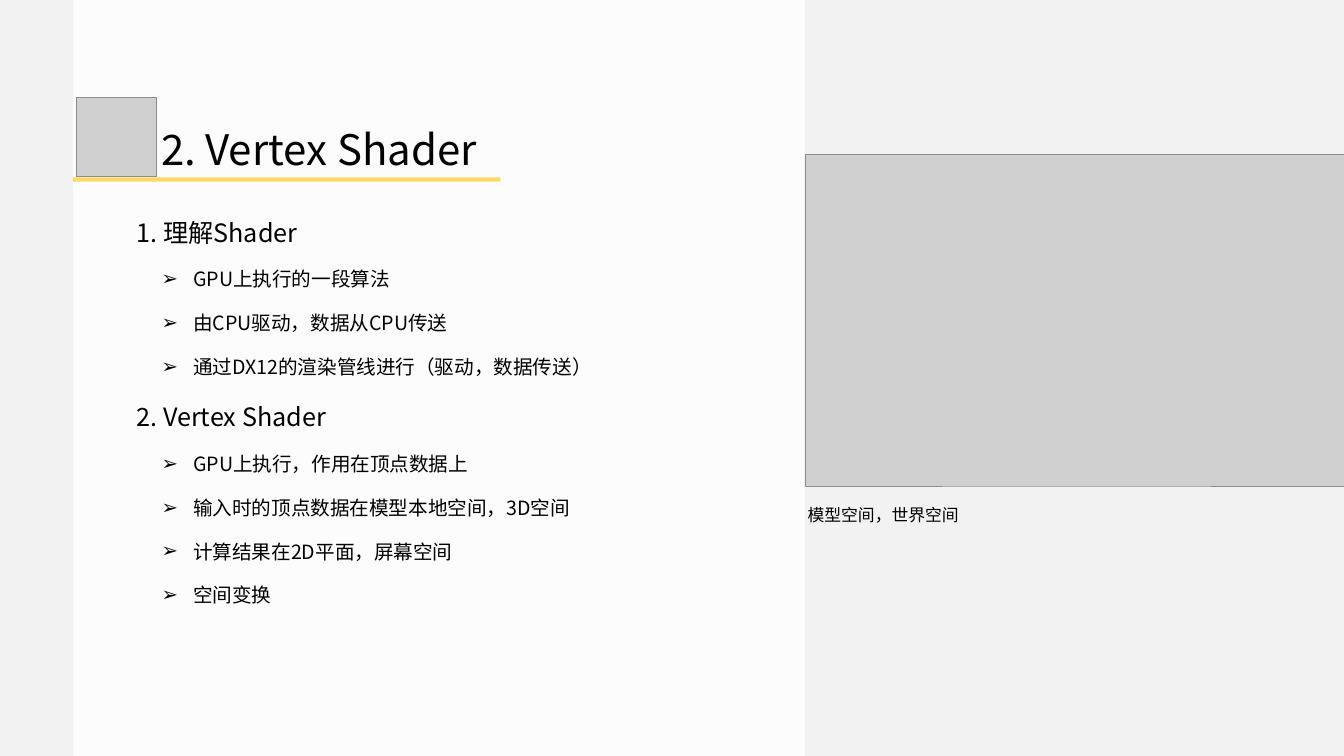
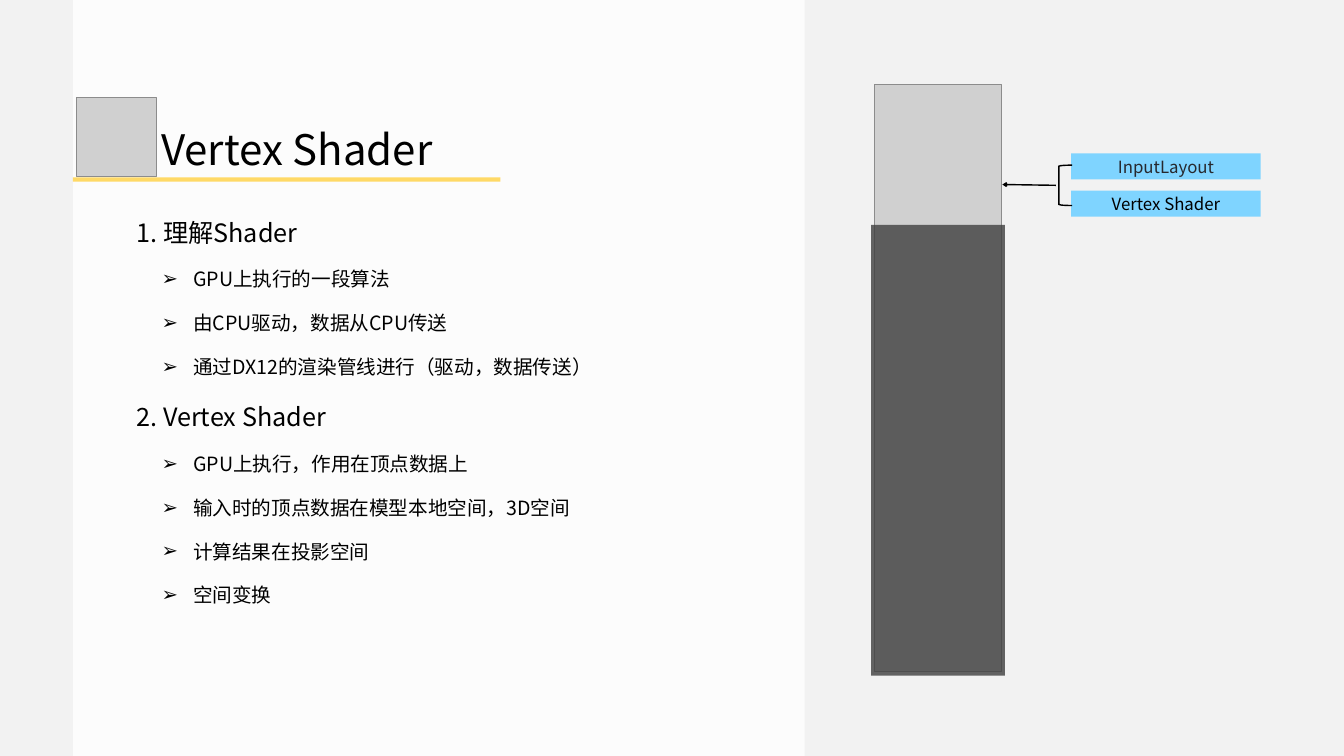
Before and after one commit to doomlover/KSGameEngineTutorials, a slide deck: slide 15 of PPTs/03.深入DX12绘制一.pptx (slide 14 before the commit). Drawn at 1344x756 pixels with LibreOffice and Linux fonts; fonts in the diff are those of the drawing; grey boxes stand for pictures. Boxes give left, top, right and bottom in pixels: in the first picture for what was removed or moved away, otherwise in the second. Text is boxed around its words. In the diff, an @@ line names an element or a change of style, - is before the commit and + after.

```diff
--- a/PPTs/03.深入DX12绘制一.pptx
+++ b/PPTs/03.深入DX12绘制一.pptx
@@ picture added at (874,84,1002,671) @@
@@ text at (161,131,433,166): text changed @@
-2. Vertex Shader
+Vertex Shader
@@ picture removed at (805,155,1344,486) @@
@@ left bracket added at (1059,165,1072,206), outline #000000 2 pt @@
@@ rectangle added at (1071,153,1260,179), fill #7FD4FF, 24 pt, text #27292E @@
+InputLayout
@@ arrow added from (1056, 185) to (1002, 184), #000000 2 pt @@
@@ rectangle added at (1071,190,1260,216), fill #7FD4FF, 24 pt, text #000000 @@
+Vertex Shader
@@ rectangle added at (871,225,1005,675), fill #3F3F3F at 80% opacity @@
@@ text removed at (808,507,959,523) @@
-模型空间，世界空间
@@ text at (193,542,369,561): text changed @@
-  ➢ 计算结果在2D平面，屏幕空间
+  ➢ 计算结果在投影空间
```
Also in this commit, not shown: 24 other slides changed, 5 slides added, 1 slide removed, 1 other file.
